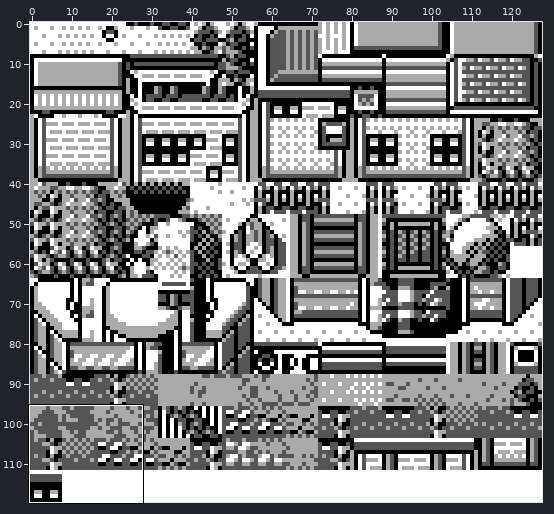
Sprite sheet: gfx/tilesets/snowtop_mountain.png. Above: a wide view before the commit, with the close-up outlined.
Close-up. The starting point:
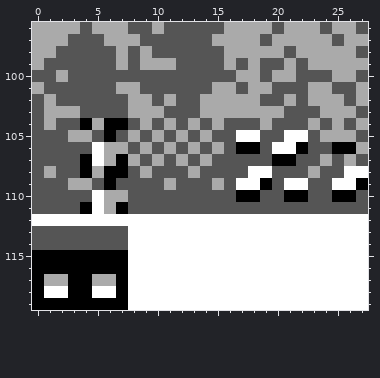
The file is 128x120 pixels. Shown: x 0..27, y 96..119.
Once edited:
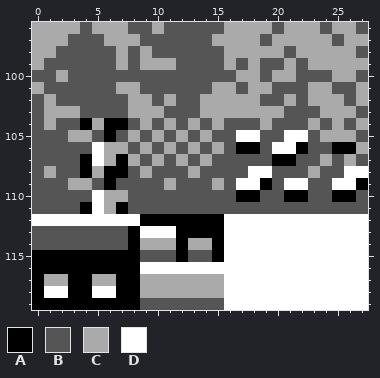
Palette (. is transparent): A #000000  B #555555  C #aaaaaa  D #ffffff
What changed:
@@ x 6..17 @@
 111 CABBBBBBBBBB
-112 DDDDDDDDDDDD
-113 BBDDDDDDDDDD
-114 BBDDDDDDDDDD
-115 AADDDDDDDDDD
-116 AADDDDDDDDDD
-117 CADDDDDDDDDD
-118 DADDDDDDDDDD
-119 AADDDDDDDDDD
+112 DDDAAAAAAADD
+113 BBADDDAAAADD
+114 BBACCCACCADD
+115 AAABBBABBADD
+116 AAADDDDDDDDD
+117 CAACCCCCCCDD
+118 DAACCCCCCCDD
+119 AAABBBBBBBDD
Pixel boxes of the changes (left, top, right, bottom) in both close-ups:
changed: (128, 214, 224, 310)
